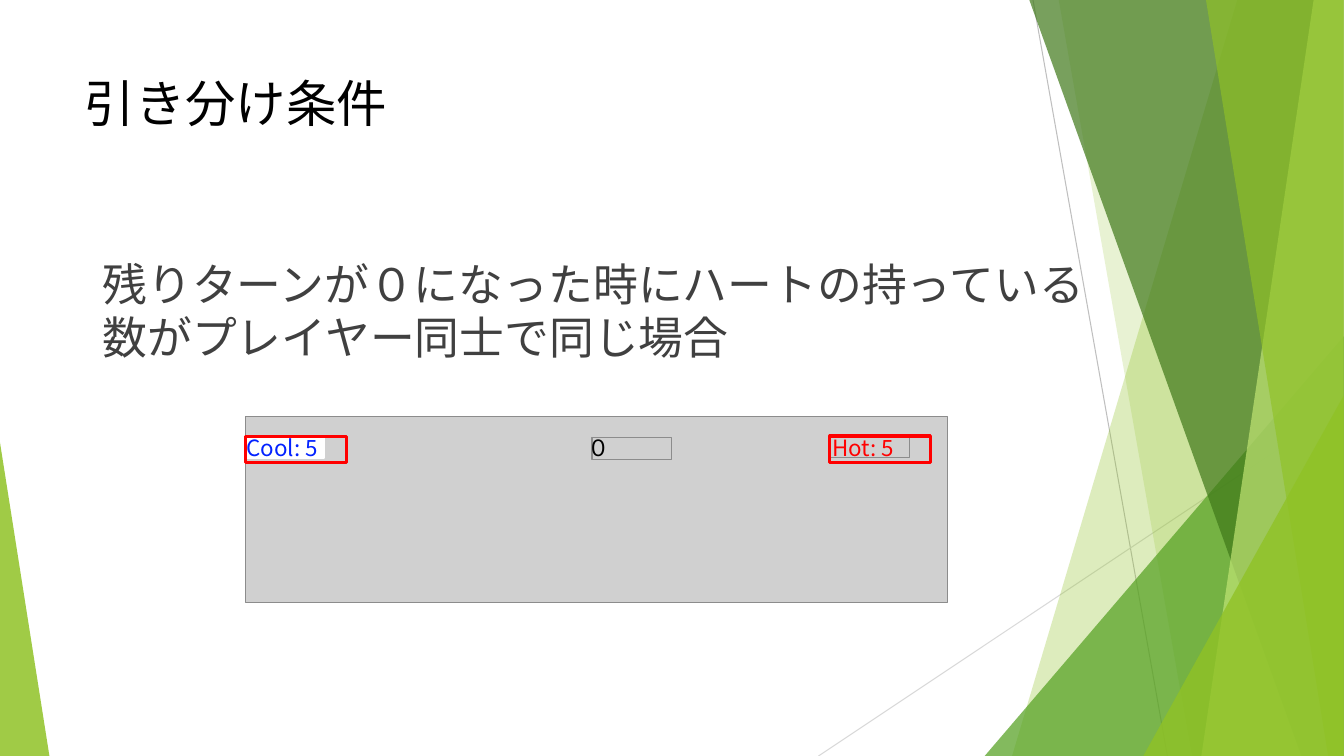
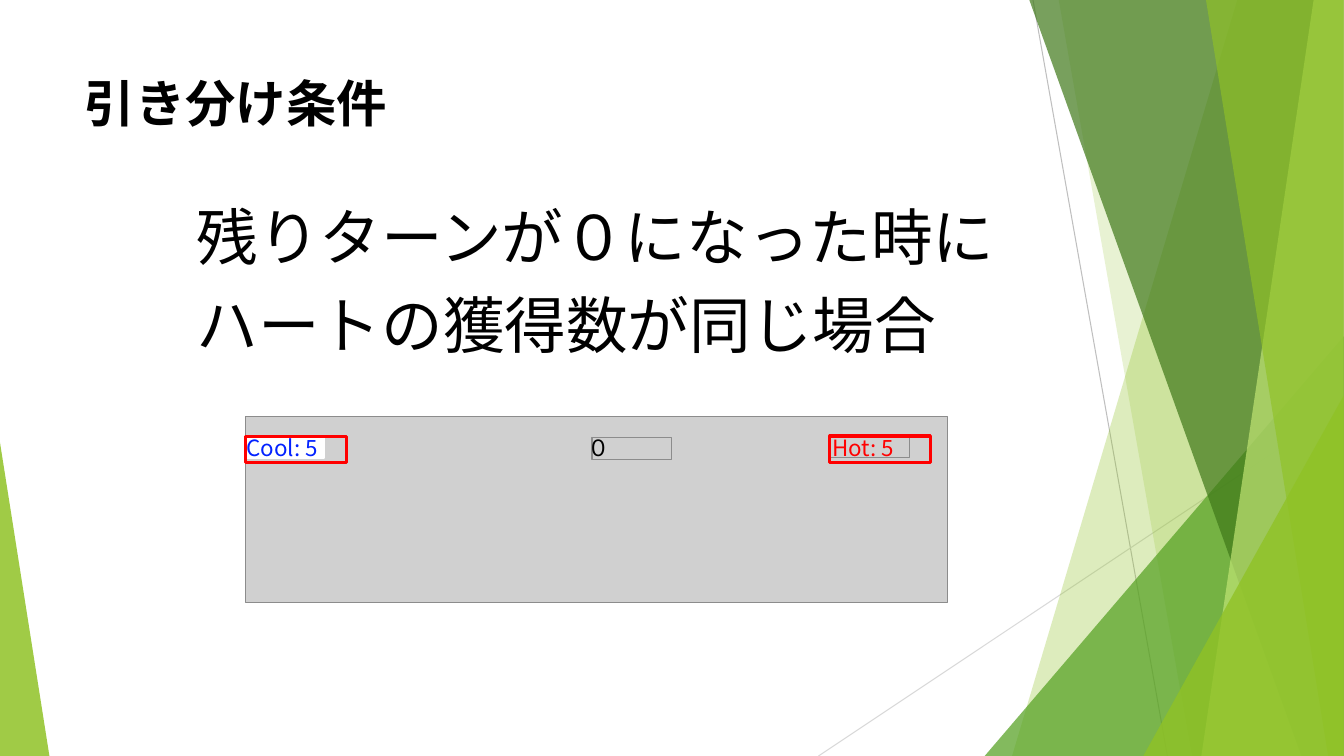
Before and after one commit to noko1024/ChaserDoc, a slide deck: slide 15 of New_U-16.pptx. Drawn at 1344x756 pixels with LibreOffice and Linux fonts; fonts in the diff are those of the drawing; grey boxes stand for pictures. Boxes give left, top, right and bottom in pixels: in the first picture for what was removed or moved away, otherwise in the second. Text is boxed around its words. In the diff, an @@ line names an element or a change of style, - is before the commit and + after.

```diff
--- a/New_U-16.pptx
+++ b/New_U-16.pptx
@@ title "引き分け条件" at bbox=[85, 79, 387, 127]: bold on @@
@@ text at bbox=[197, 207, 995, 353]: text changed; size 32 to 44 pt; text colour #404040 to #000000 @@
-残りターンが０になった時にハートの持っている数がプレイヤー同士で同じ場合
+残りターンが０になった時に
+ハートの獲得数が同じ場合
```
Also in this commit, not shown: 11 other slides changed.
